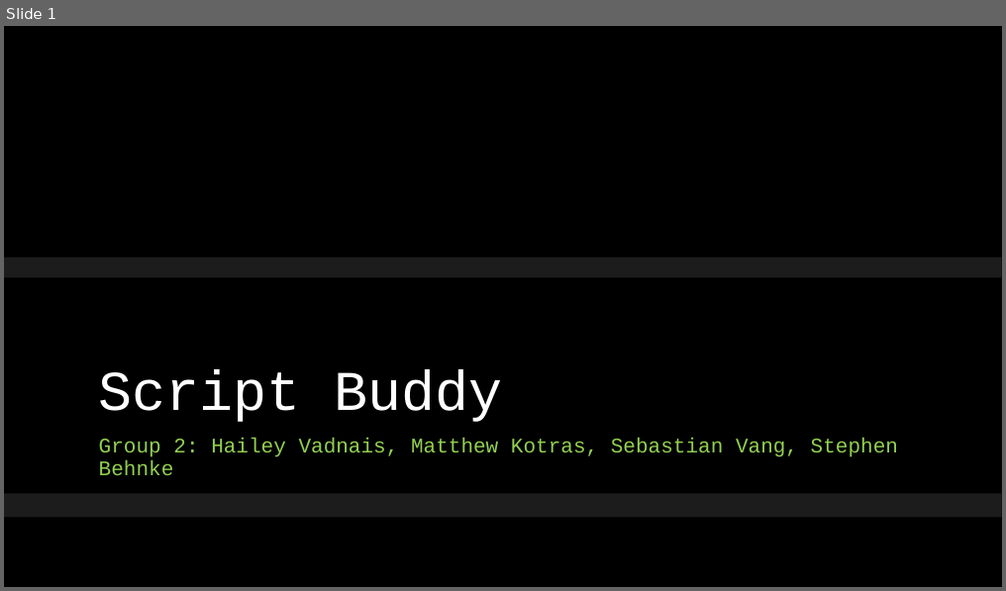
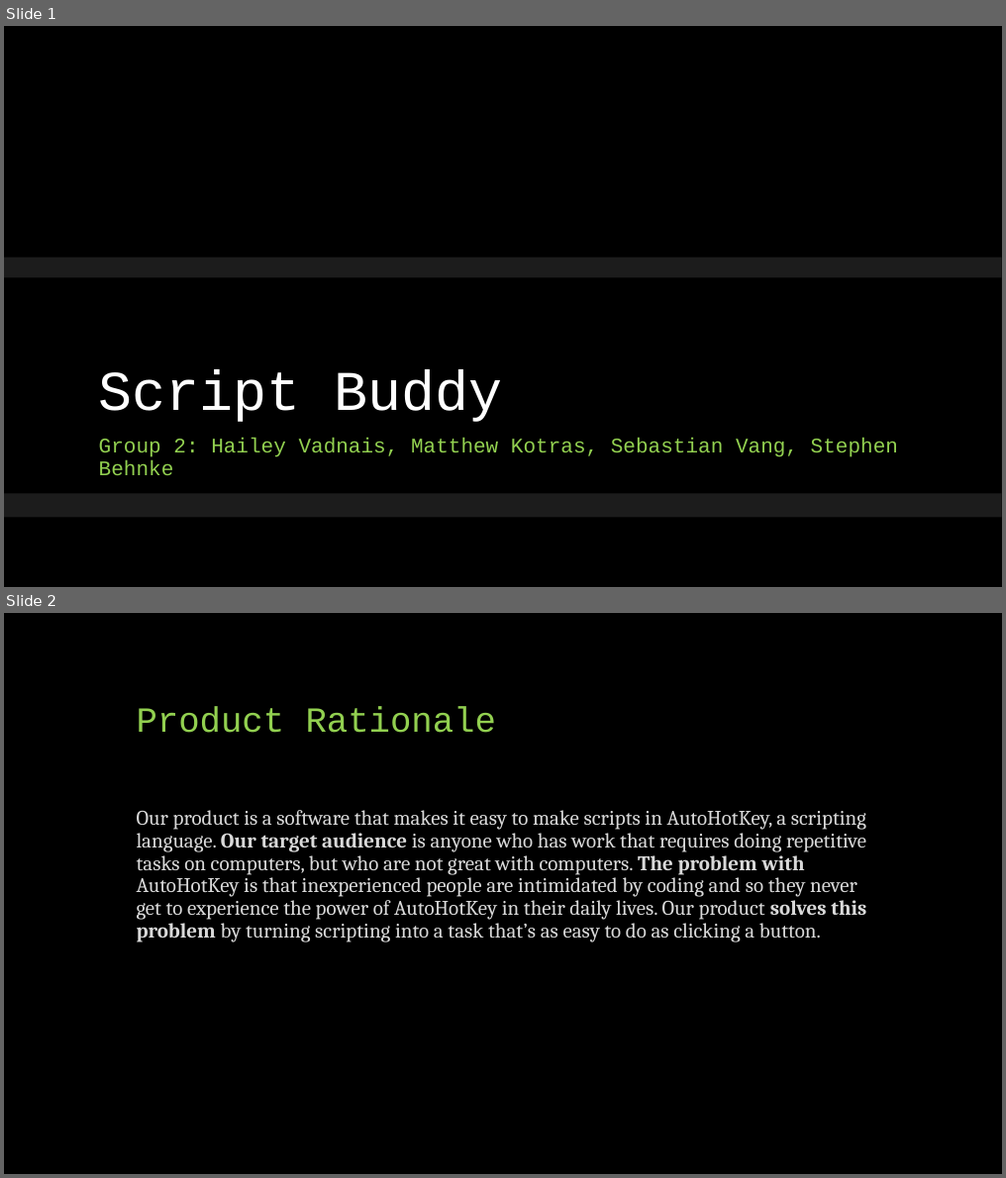
Before and after one commit to CS341-Group-2/sprint-1-presentation, a slide deck: Group 2 Introductory Presentation.pptx. Shown one above the other, each under a label of ours: slide 1 before the commit, slides 1 and 2 after it. The pictures are 1006x591 and 1006x1178 pixels, drawn with LibreOffice and Linux fonts; fonts in the diff are those of the drawing; background and template pictures are left out. Boxes give left, top, right and bottom in pixels: in the first picture for what was removed or moved away, otherwise in the second. Text is boxed around its words. In the diff, an @@ line names an element or a change of style, - is before the commit and + after.

```diff
--- a/Group 2 Introductory Presentation.pptx
+++ b/Group 2 Introductory Presentation.pptx
@@ slide 2 added at <box>4,613,1002,1174</box>, background #000000 @@
@@ title added at <box>137,707,496,733</box>, 34 pt, text #92D050 @@
+Product Rationale
@@ text added at <box>137,810,866,943</box>, 20 pt, text #D9D9D9 @@
+Our product is a software that makes it easy to make scripts in AutoHotKey, a scripting language. Our target audience is anyone who has work that requires doing repetitive tasks on computers, but who are not great with computers. The problem with AutoHotKey is that inexperienced people are intimidated by coding and so they never get to experience the power of AutoHotKey in their daily lives. Our product solves this problem by turning scripting into a task that’s as easy to do as clicking a button.
```
Also in this commit, not shown: 5 other slides added, 1 slide removed.
